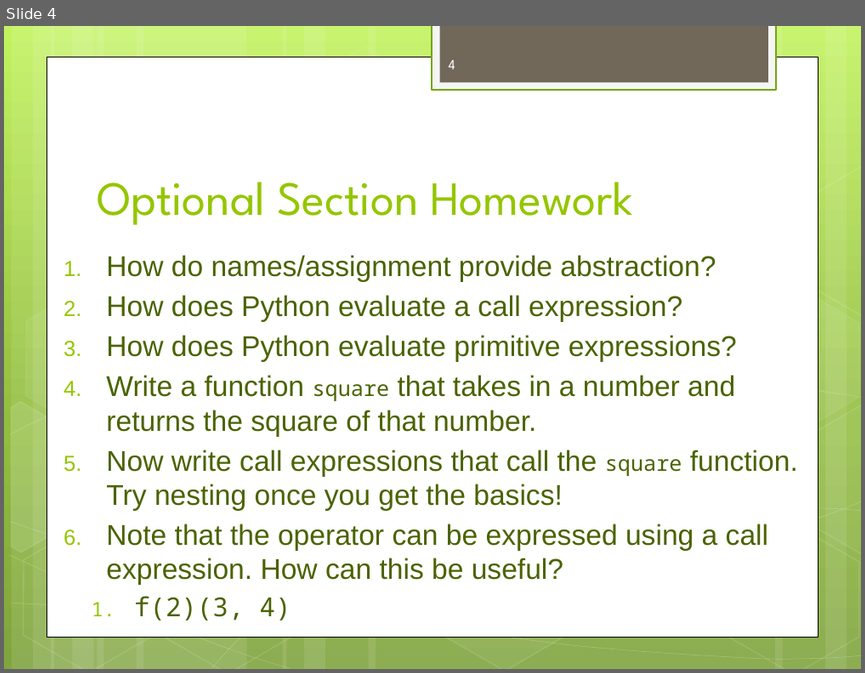
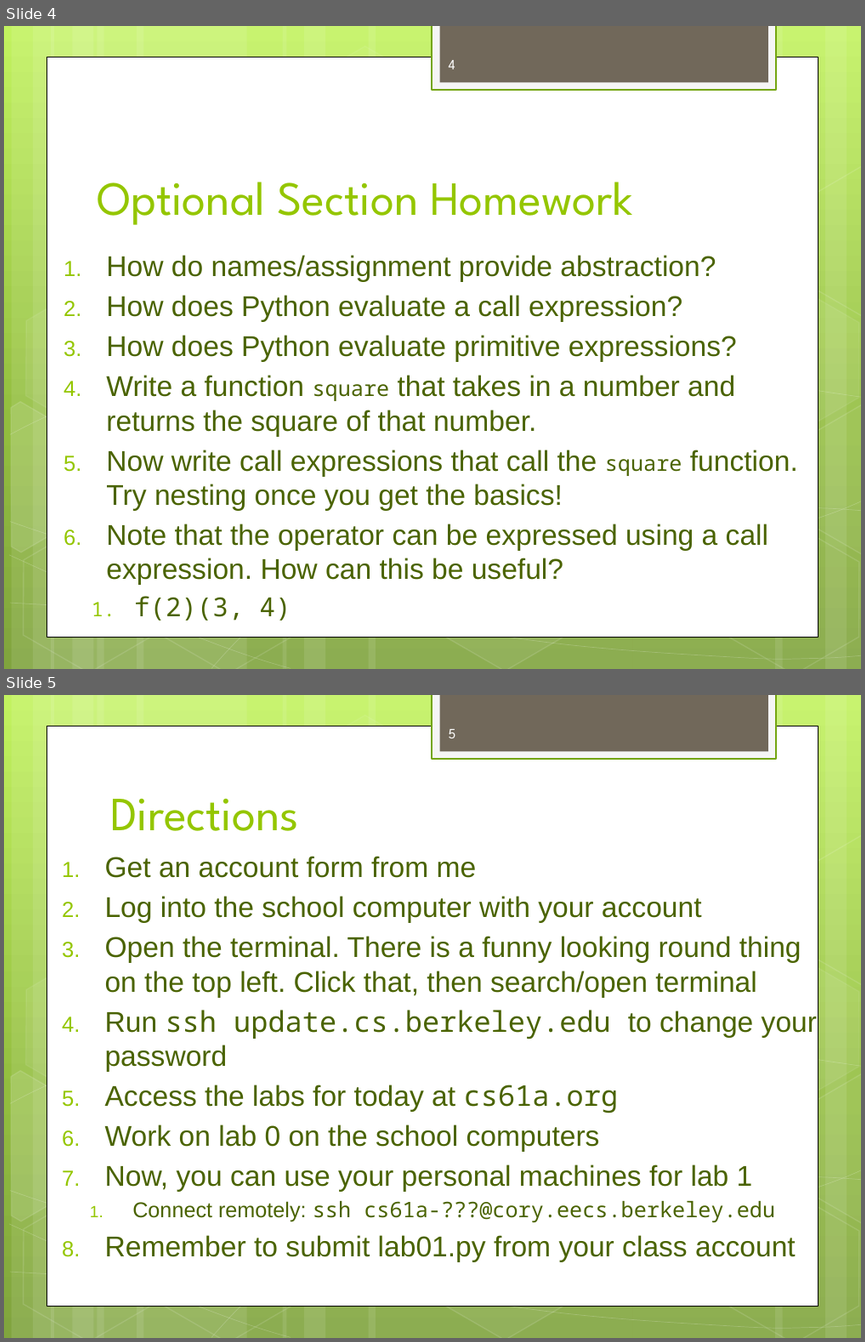
Before and after one commit to dicksontsai/dicksontsai.github.io, a slide deck: cs61a/discussion/lab1.pptx. Shown one above the other, each under a label of ours: slide 4 before the commit, slides 4 and 5 after it. The pictures are 865x673 and 865x1342 pixels, drawn with LibreOffice and Linux fonts; fonts in the diff are those of the drawing. Boxes give left, top, right and bottom in pixels: in the first picture for what was removed or moved away, otherwise in the second. Text is boxed around its words. In the diff, an @@ line names an element or a change of style, - is before the commit and + after.

```diff
--- a/cs61a/discussion/lab1.pptx
+++ b/cs61a/discussion/lab1.pptx
@@ slide 5 added at <box>4,695,861,1338</box>, background gradient #C3F35F to #93BF3F to #81A53E; not listed: 31 template elements that a slide beside it also shows @@
@@ page number added at <box>449,729,456,738</box>, 12 pt, text #FEFEFE @@
+5
@@ title added at <box>110,799,299,831</box>, 40 pt, text #94C600 @@
+Directions
@@ text added at <box>105,856,817,1262</box>, 24 pt, text #4A6300 @@
+1. Get an account form from me
+2. Log into the school computer with your account
+3. Open the terminal. There is a funny looking round thing on the top left. Click that, then search/open terminal
+4. Run ssh update.cs.berkeley.edu to change your password
+5. Access the labs for today at cs61a.org
+6. Work on lab 0 on the school computers
+7. Now, you can use your personal machines for lab 1
+  1. Connect remotely: ssh cs61a-???@cory.eecs.berkeley.edu
+8. Remember to submit lab01.py from your class account
```
Also in this commit, not shown: 2 other slides added, 1 other file.
